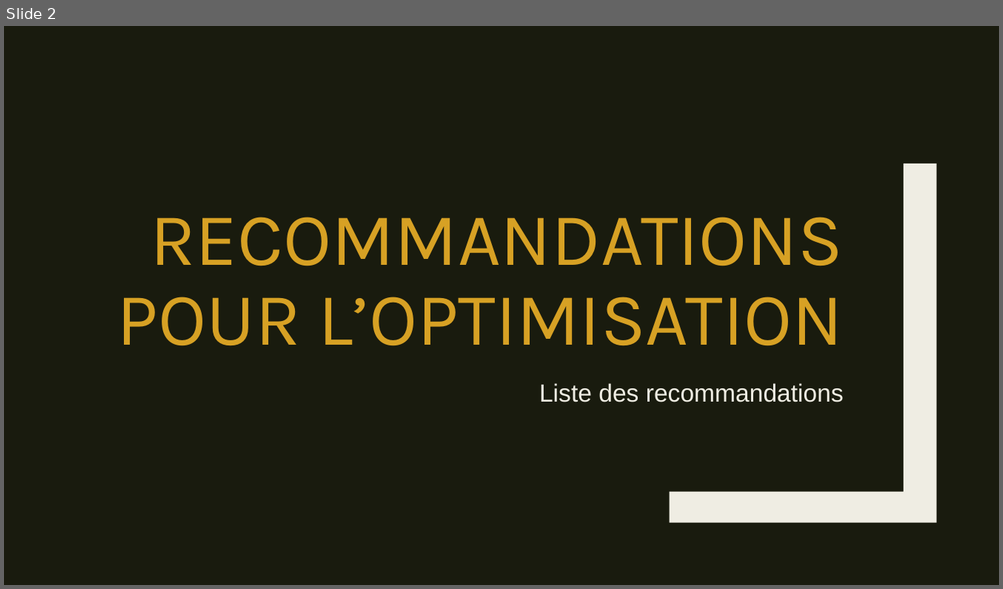
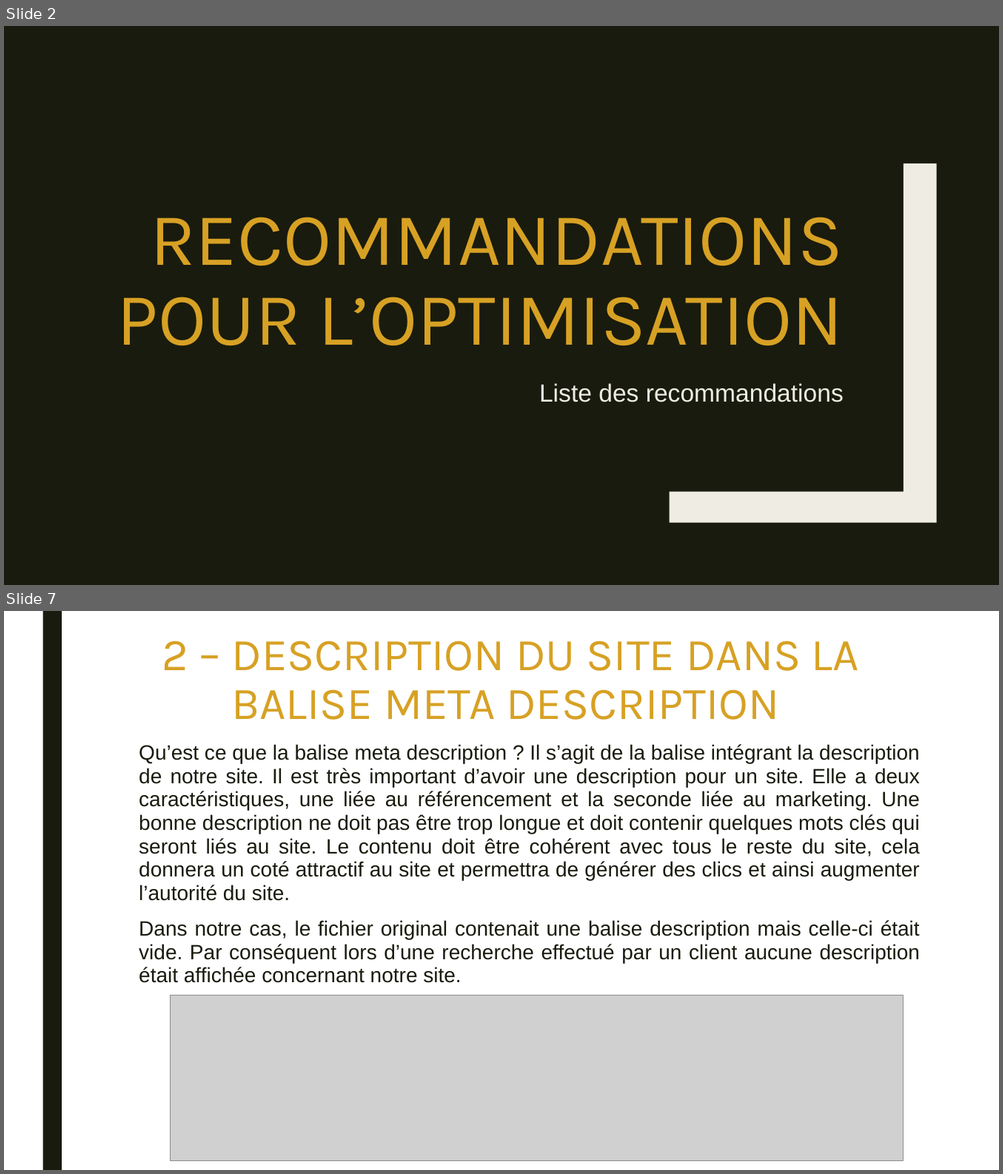
Before and after one commit to Amine-Be/Projet-4, a slide deck: P4_02_Recommandations.pptx. Shown one above the other, each under a label of ours: slide 2 before the commit, slides 2 and 7 after it; the slides between them are not shown. The pictures are 1003x589 and 1003x1174 pixels, drawn with LibreOffice and Linux fonts; fonts in the diff are those of the drawing; grey boxes stand for pictures. Boxes give left, top, right and bottom in pixels: in the first picture for what was removed or moved away, otherwise in the second. Text is boxed around its words. In the diff, an @@ line names an element or a change of style, - is before the commit and + after.

```diff
--- a/P4_02_Recommandations.pptx
+++ b/P4_02_Recommandations.pptx
@@ slide 7 added at <box>4,611,999,1170</box>, background #FFFFFF @@
@@ rectangle added at <box>42,611,62,1170</box>, fill #191B0E @@
@@ title added at <box>162,641,859,720</box>, 44 pt, text #D7A124 @@
+2 – DESCRIPTION DU SITE DANS LA BALISE META DESCRIPTION
@@ text added at <box>139,744,919,983</box>, 20 pt, text #191B0E @@
+Qu’est ce que la balise meta description ? Il s’agit de la balise intégrant la description de notre site. Il est très important d’avoir une description pour un site. Elle a deux caractéristiques, une liée au référencement et la seconde liée au marketing. Une bonne description ne doit pas être trop longue et doit contenir quelques mots clés qui seront liés au site. Le contenu doit être cohérent avec tous le reste du site, cela donnera un coté attractif au site et permettra de générer des clics et ainsi augmenter l’autorité du site.
+Dans notre cas, le fichier original contenait une balise description mais celle-ci était vide. Par conséquent lors d’une recherche effectué par un client aucune description était affichée concernant notre site.
@@ picture added at <box>170,995,903,1162</box> @@
```
Also in this commit, not shown: 1 slide changed, 27 other slides added.
